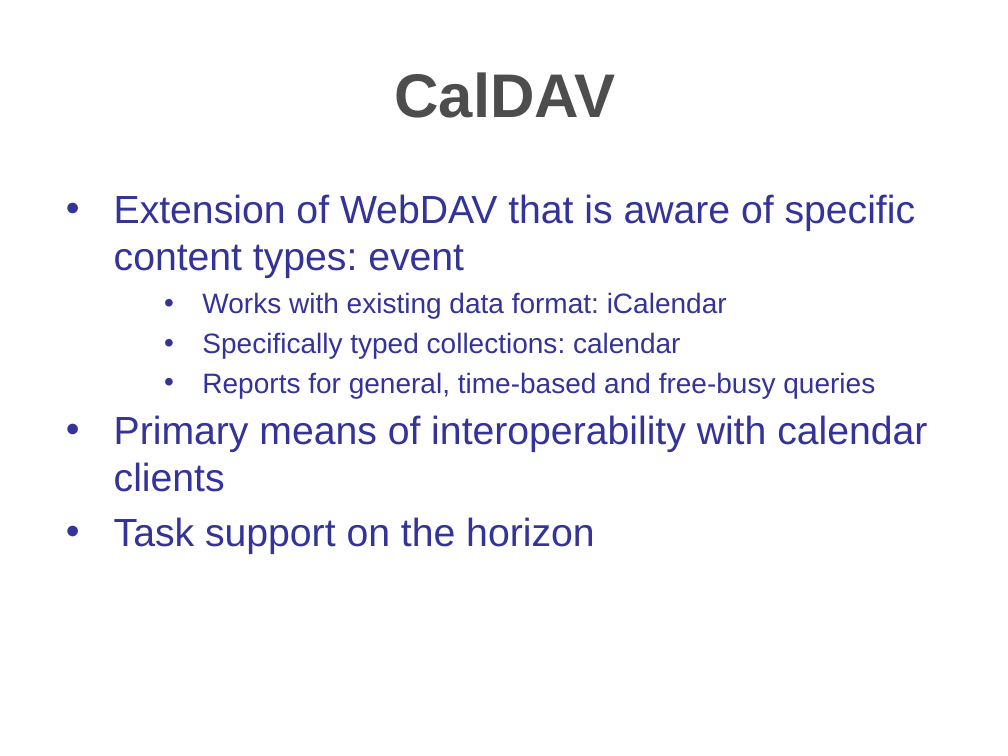
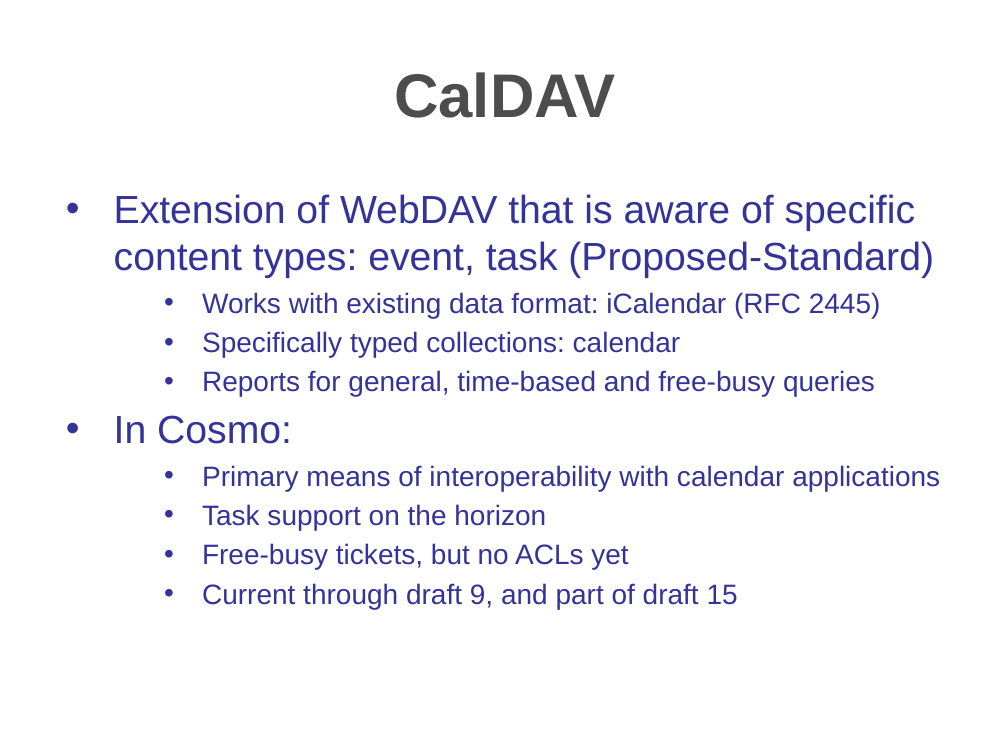
Before and after one commit to hzbarcea/cosmo, a slide deck: slide 13 of src/docs/presentations/apachecon2006.ppt (slide 21 before the commit). Drawn at 1008x756 pixels with LibreOffice and Linux fonts; fonts in the diff are those of the drawing; background and template pictures are left out. Boxes give left, top, right and bottom in pixels: in the first picture for what was removed or moved away, otherwise in the second. Text is boxed around its words. In the diff, an @@ line names an element or a change of style, - is before the commit and + after.

```diff
--- a/src/docs/presentations/apachecon2006.ppt
+++ b/src/docs/presentations/apachecon2006.ppt
@@ text at (x1=114, y1=194, x2=934, y2=318): text changed @@
-• Extension of WebDAV that is aware of specific content types: event
-    • Works with existing data format: iCalendar
+• Extension of WebDAV that is aware of specific content types: event, task (Proposed-Standard)
+    • Works with existing data format: iCalendar (RFC 2445)
@@ text at (x1=202, y1=331, x2=875, y2=530): size 28 to 20 pt in "Task support on the horizon"; line spacing 23.4pt to 23.1pt; list level 1 to 3 in "Task support on the horizon"; line spacing 33.4pt to 23.1pt @@
@@ text at (x1=114, y1=415, x2=940, y2=491): text changed; size 28 to 20 pt @@
-• Primary means of interoperability with calendar clients
+• In Cosmo:
+    • Primary means of interoperability with calendar applications
@@ text at (x1=202, y1=543, x2=738, y2=609): paragraphs added @@
+    • Free-busy tickets, but no ACLs yet
+    • Current through draft 9, and part of draft 15
```
Also in this commit, not shown: 23 other slides changed, 5 slides added, 5 slides removed.
